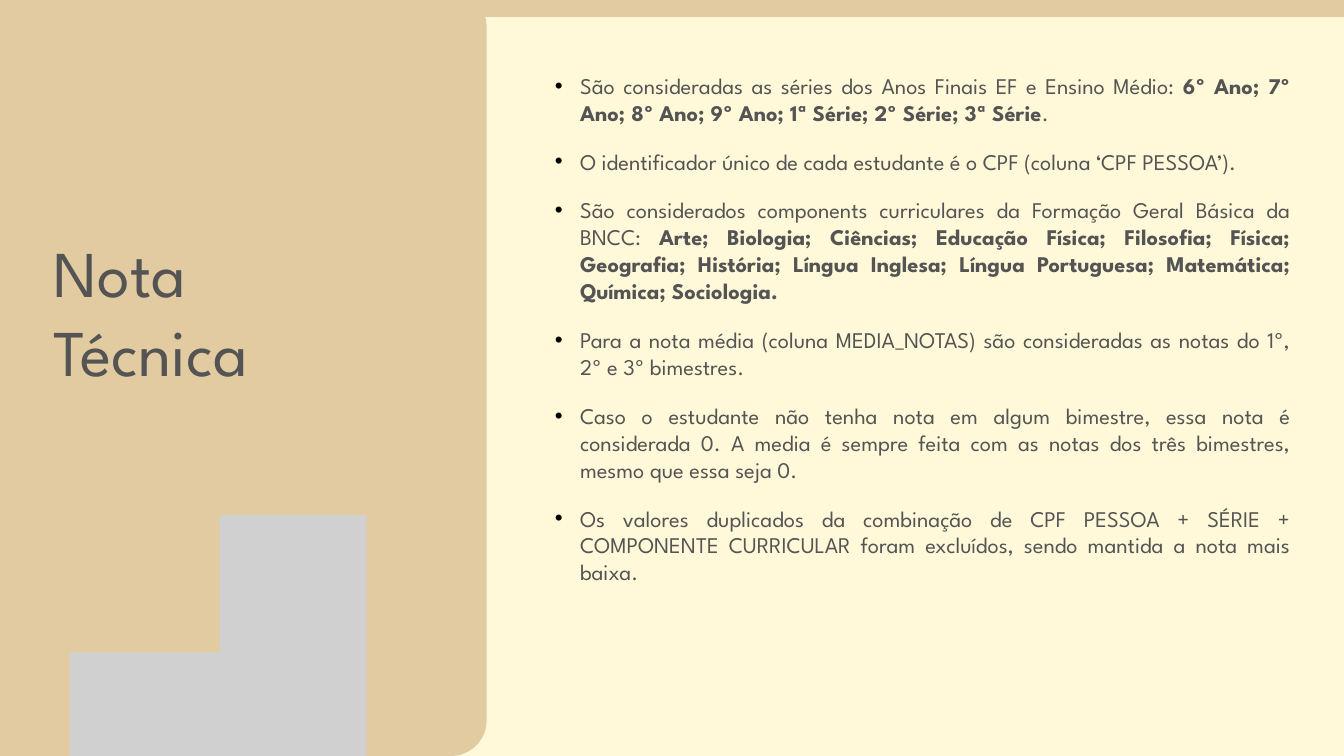
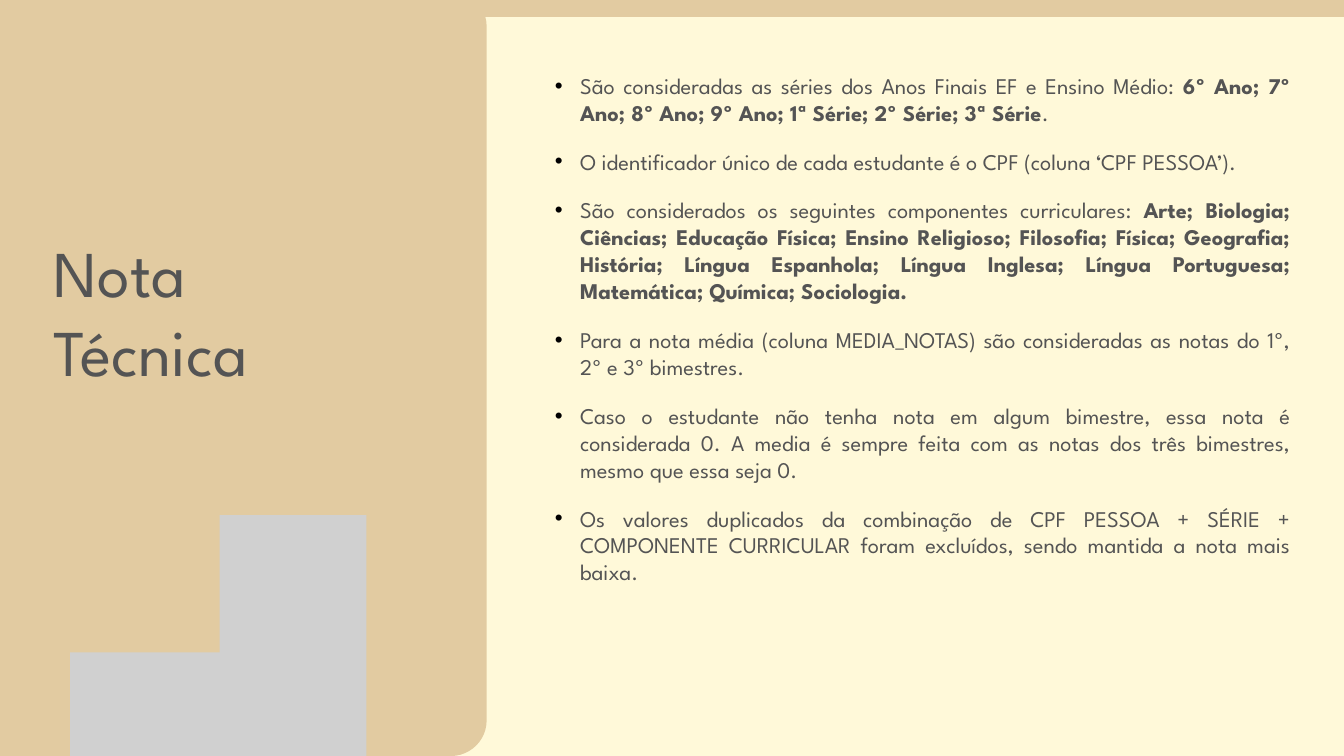
Before and after one commit to hugobovareto/Relatorios_Fluxo_Notas_por_Escola, a slide deck: slide 2 of template_notas_Escolas.pptx. Drawn at 1344x756 pixels with LibreOffice and Linux fonts; fonts in the diff are those of the drawing; grey boxes stand for pictures; background and template pictures are left out. Boxes give left, top, right and bottom in pixels: in the first picture for what was removed or moved away, otherwise in the second. Text is boxed around its words. In the diff, an @@ line names an element or a change of style, - is before the commit and + after.

Commit message:
adição de Ensino Religioso e Língua Espanhola

```diff
--- a/template_notas_Escolas.pptx
+++ b/template_notas_Escolas.pptx
@@ text at (x1=580, y1=202, x2=1290, y2=304): text changed @@
-• São considerados components curriculares da Formação Geral Básica da BNCC: Arte; Biologia; Ciências; Educação Física; Filosofia; Física; Geografia; História; Língua Inglesa; Língua Portuguesa; Matemática; Química; Sociologia.
+• São considerados os seguintes componentes curriculares: Arte; Biologia; Ciências; Educação Física; Ensino Religioso; Filosofia; Física; Geografia; História; Língua Espanhola; Língua Inglesa; Língua Portuguesa; Matemática; Química; Sociologia.
```
Also in this commit, not shown: 2 slides added, 1 other file.
